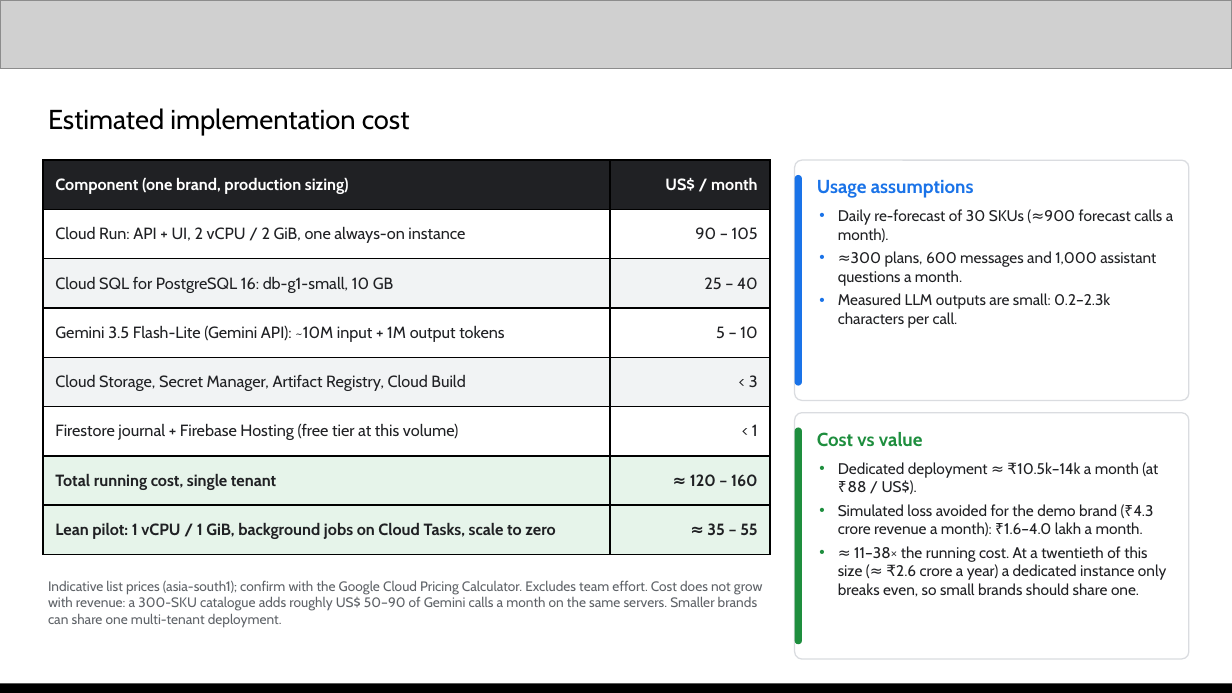
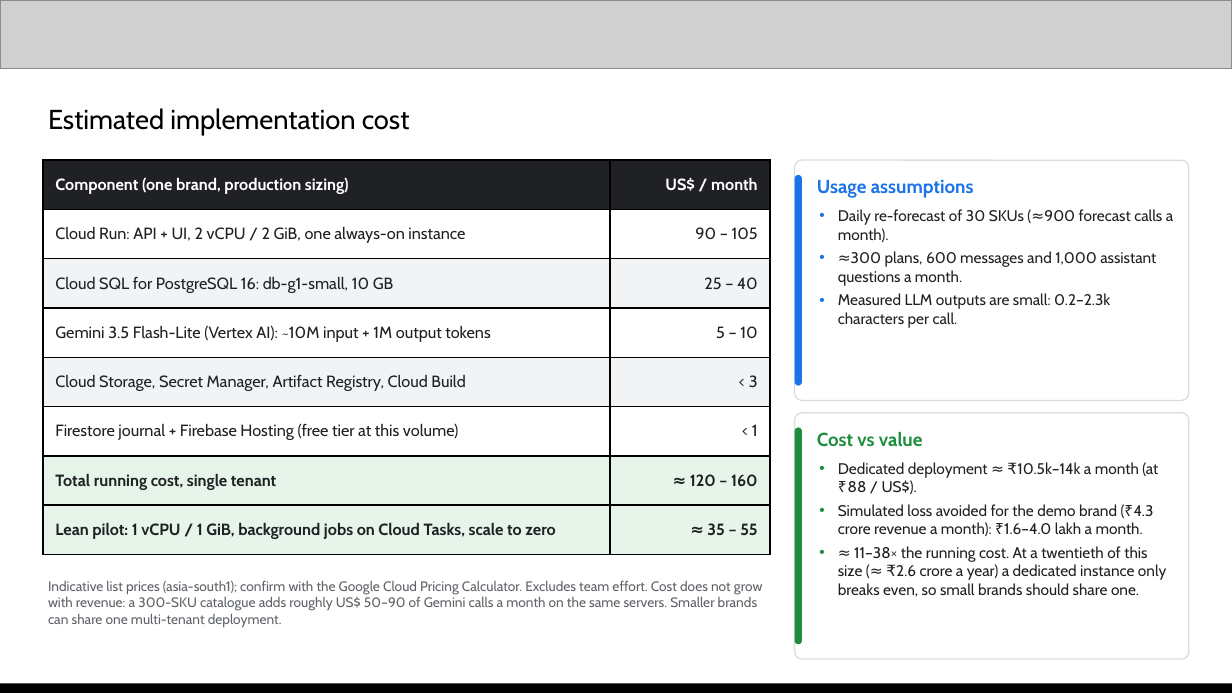
Before and after one commit to Xhahat/inventory-rescue, a slide deck: slide 9 of docs/Inventory_Rescue_AI_Builder_Cup.pptx. Drawn at 1232x693 pixels with LibreOffice and Linux fonts; fonts in the diff are those of the drawing; grey boxes stand for pictures. Boxes give left, top, right and bottom in pixels: in the first picture for what was removed or moved away, otherwise in the second. Text is boxed around its words. In the diff, an @@ line names an element or a change of style, - is before the commit and + after.

Commit message:
Deck: refresh slides for Simple view, Firestore and Vertex AI

```diff
--- a/docs/Inventory_Rescue_AI_Builder_Cup.pptx
+++ b/docs/Inventory_Rescue_AI_Builder_Cup.pptx
@@ table at (x1=43, y1=160, x2=770, y2=554) @@
-row 4, column 1: Gemini 3.5 Flash-Lite (Gemini API): ~10M input + 1M output tokens
+row 4, column 1: Gemini 3.5 Flash-Lite (Vertex AI): ~10M input + 1M output tokens
```
Also in this commit, not shown: 4 other slides changed, 1 other file.
